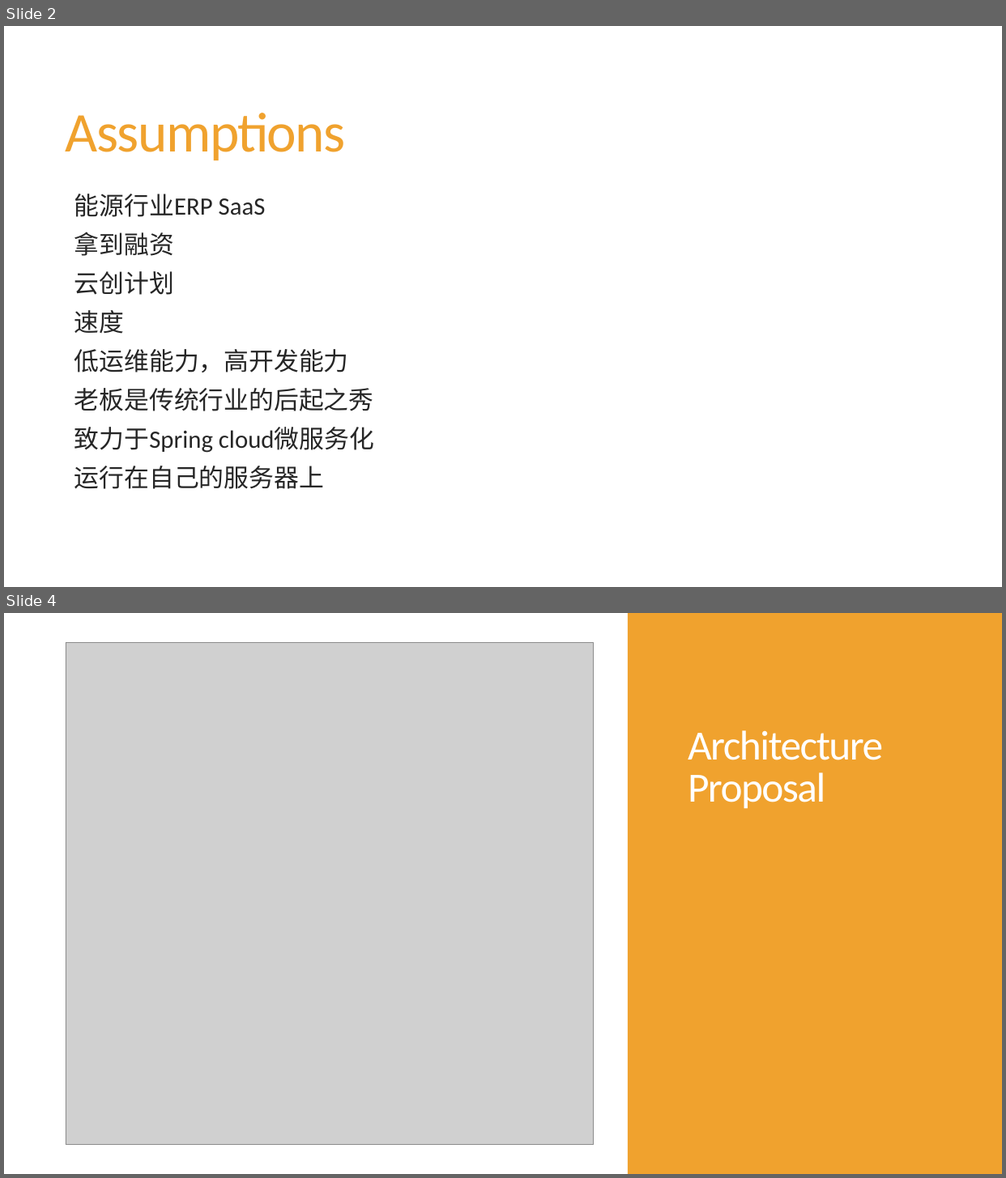
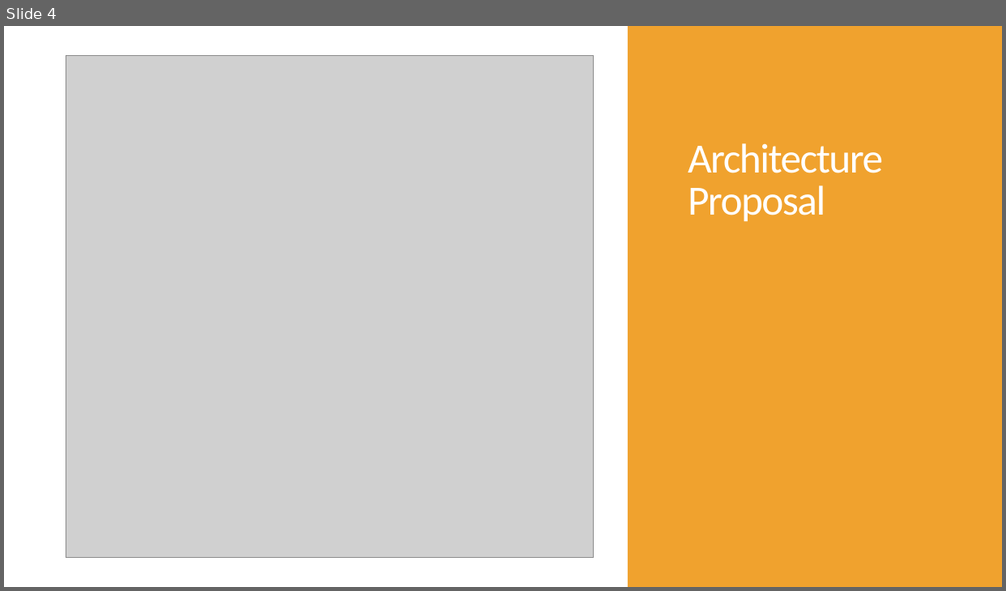
Before and after one commit to damoco/aws-interview-assignment2, a slide deck: Assignment #2 - proposal.pptx. Shown one above the other, each under a label of ours: slides 2 and 4 before the commit, slide 4 after it; the slides between them are not shown. The pictures are 1006x1178 and 1006x591 pixels, drawn with LibreOffice and Linux fonts; fonts in the diff are those of the drawing; grey boxes stand for pictures. Boxes give left, top, right and bottom in pixels: in the first picture for what was removed or moved away, otherwise in the second. Text is boxed around its words. In the diff, an @@ line names an element or a change of style, - is before the commit and + after.

```diff
--- a/Assignment #2 - proposal.pptx
+++ b/Assignment #2 - proposal.pptx
@@ slide 2 removed at (x1=4, y1=26, x2=1002, y2=587), background #FFFFFF @@
@@ title removed at (x1=66, y1=113, x2=346, y2=160) @@
-Assumptions
@@ text removed at (x1=74, y1=194, x2=374, y2=489) @@
-  能源行业ERP SaaS
-  拿到融资
-  云创计划
-  速度
-  低运维能力，高开发能力
-  老板是传统行业的后起之秀
-  致力于Spring cloud微服务化
-  运行在自己的服务器上
```
Also in this commit, not shown: 6 slides changed, 12 slides added, 1 other slide removed.
